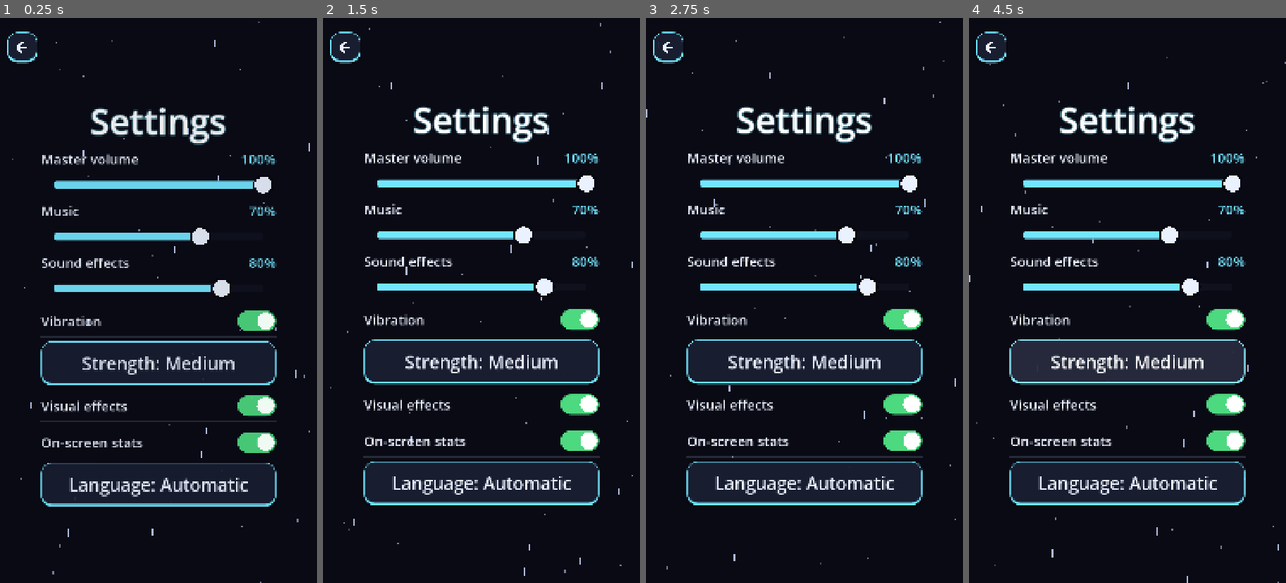
Above: before the commit, frames 1-4 (left to right).
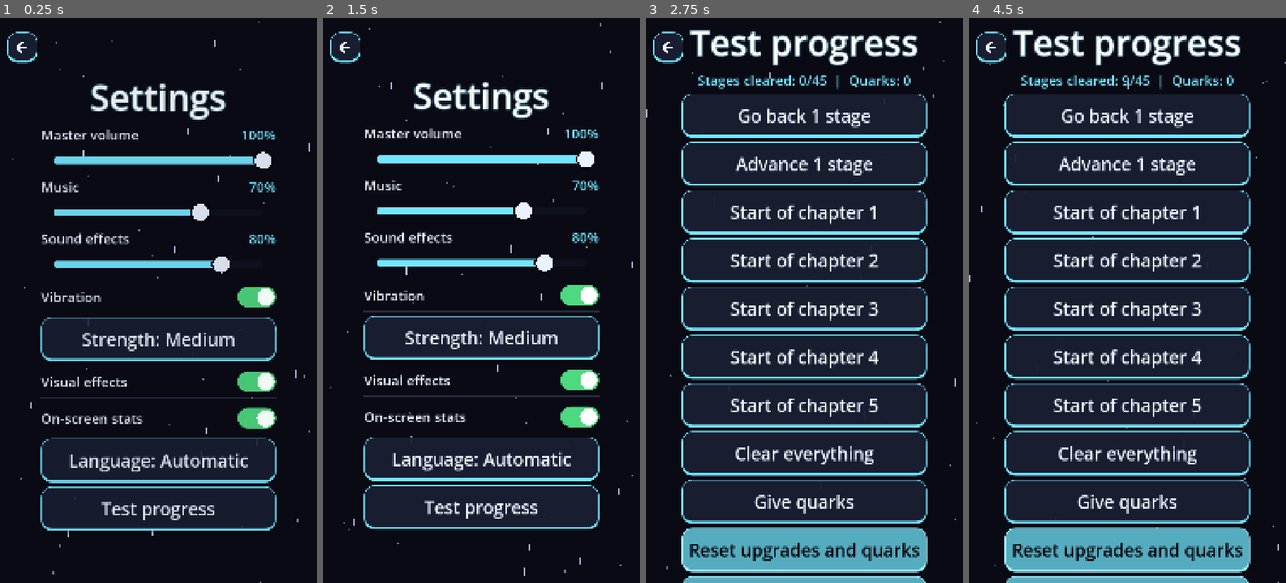
Above: after the commit, the same moments.

Repository: GDPonsoni/Nucleon-Squad-3D
Game: Godot game, scene res://scenes/settings.tscn
Same seed, same stepped clock (60 frames per second), same inputs: the game is played once before the commit and once after it. This scene is started directly instead of the project's main scene.
Inputs (mouse positions are in pixels of both pictures, inside the frame that each line leads up to):
- Up to frame 1 (0.25 s): no input
- Up to frame 2 (1.5 s): click "Language: Automatic" at 0.5 s; click "Automatic" at 1.25 s
- Up to frame 3 (2.75 s): click (804, 509) at 2 s, where only the run after the commit has a clickable "Test progress"
- Up to frame 4 (4.5 s): click "Strength: Medium" (after the commit: "Start of chapter 1") at 2.75 s; click "Strength: High" (after the commit: "Start of chapter 1") at 3.5 s; click "Strength: Low" (after the commit: "Start of chapter 2") at 4.25 s

The runs differ from the first frame. In frame 1, 27% of the frame differs, in the area x 12-88%, y 11-92%; in frame 2, 27%; in frame 3, 57%; in frame 4, 57%, in the area x 11-89%, y 2-100%.

Commit message:
feat(ui): ferramentas de teste de progresso (recuar, avançar, zerar) nas configurações de debug
Co-Authored-By: Claude Sonnet 5.5 <noreply@anthropic.com>

Diff:
--- a/data/i18n/strings.csv
+++ b/data/i18n/strings.csv
@@ -177,3 +177,13 @@
 INSPECT_SET_AUX,Use as wingman,Usar como auxiliar,Usar como auxiliar
 INSPECT_CLEAR_AUX,Remove wingman,Tirar auxiliar,Quitar auxiliar
 INSPECT_UPGRADE,Wingman power-up: %s,Power-up da auxiliar: %s,Power-up de la auxiliar: %s
+DEBUG_PROGRESS_TITLE,Test progress,Progresso (teste),Progreso (prueba)
+DEBUG_PROGRESS_STATUS,Stages cleared: %d/%d  |  Quarks: %d,Fases concluídas: %d/%d  |  Quarks: %d,Fases completadas: %d/%d  |  Quarks: %d
+DEBUG_STAGE_BACK,Go back 1 stage,Recuar 1 fase,Retroceder 1 fase
+DEBUG_STAGE_FORWARD,Advance 1 stage,Avançar 1 fase,Avanzar 1 fase
+DEBUG_CHAPTER_START,Start of chapter %d,Início do capítulo %d,Inicio del capítulo %d
+DEBUG_ALL_DONE,Clear everything,Concluir tudo,Completar todo
+DEBUG_GIVE_QUARKS,Give quarks,Dar quarks,Dar quarks
+DEBUG_RESET_UPGRADES,Reset upgrades and quarks,Zerar evolução e quarks,Reiniciar mejoras y quarks
+DEBUG_RESET_ALL,Reset all progress,Zerar todo o progresso,Reiniciar todo el progreso
+DEBUG_CONFIRM,Tap again to confirm,Toque de novo para confirmar,Toca de nuevo para confirmar
--- a/scripts/core/params.gd
+++ b/scripts/core/params.gd
@@ -145,6 +145,7 @@
 var upgrade_buy_font_size: int = 46
 var stage_select_spacing: int = 28
 var stage_lock_size: float = 34.0
+var debug_quarks_grant: int = 5000  # botão de teste "dar quarks" (build de debug)
 var debug_unlock_taps: int = 5  # toques no título do seletor (build de debug)
 var ui_enter_seconds: float = 0.45  # entrada dos menus
 var ui_enter_offset: float = 60.0
--- a/scripts/core/save_game.gd
+++ b/scripts/core/save_game.gd
@@ -180,6 +180,60 @@
 	settings[key] = value
 	save()
 	settings_changed.emit()
+
+
+## Ids de todas as fases, na ordem da campanha.
+func stage_order() -> PackedStringArray:
+	var ids := PackedStringArray()
+	for planet: PlanetData in Session.campaign.planets:
+		for stage: StageData in planet.stages:
+			ids.append(String(stage.id))
+	return ids
+
+
+## Quantas fases, contadas do início, estão concluídas em sequência.
+func progress_count() -> int:
+	var count: int = 0
+	for id in stage_order():
+		if not completed.has(id):
+			break
+		count += 1
+	return count
+
+
+## Teste: deixa só as `count` primeiras fases da campanha concluídas (recuar, avançar, zerar).
+## Limpa recordes e capítulos concluídos; naves e auxiliar liberam conforme o avanço.
+func set_progress_count(count: int) -> void:
+	var order: PackedStringArray = stage_order()
+	count = clampi(count, 0, order.size())
+	completed.clear()
+	best_scores.clear()
+	cleared_chapters = PackedStringArray()
+	unlock_everything = false
+	for i in count:
+		completed[order[i]] = true
+	save()
+
+
+## Teste: volta tudo ao início (campanha, quarks, evolução, esquadrão, anúncios).
+## As configurações (volume, idioma) ficam.
+func reset_all() -> void:
+	set_progress_count(0)
+	quarks = 0
+	quarks_earned_total = 0
+	upgrades.clear()
+	squad = PackedStringArray()
+	companion = ""
+	ad_day = ""
+	ad_count = 0
+	save()
+
+
+## Teste: zera só a evolução do núcleo e os quarks.
+func reset_upgrades() -> void:
+	upgrades.clear()
+	quarks = 0
+	save()
 
 
 func unlock_all() -> void:
--- a/scripts/ui/settings_panel.gd
+++ b/scripts/ui/settings_panel.gd
@@ -6,7 +6,11 @@
 
 signal back_pressed
 
-var _in_language_list: bool = false
+## Mostra as ferramentas de teste de progresso (só em build de debug). Ligado pela tela de
+## configurações do menu; a pausa não mostra.
+var debug_tools: bool = false
+var _in_language_list: bool = false  # em qualquer subtela (idioma ou progresso de teste)
+var _confirm_key: String = ""  # ação destrutiva esperando o segundo toque
 
 
 func _ready() -> void:
@@ -27,6 +31,10 @@
 	_add_toggle("SETTINGS_EFFECTS", "reduced_effects", true)
 	_add_toggle("SETTINGS_STATS", "show_stats")
 	_add_language()
+	if debug_tools and OS.is_debug_build():
+		var tools := UiFactory.make_button("DEBUG_PROGRESS_TITLE")
+		tools.pressed.connect(_show_progress_tools)
+		add_child(tools)
 	_in_language_list = false
 
 
@@ -126,3 +134,49 @@
 			# set_setting aplica o idioma; refaz os textos no idioma novo
 			_build())
 		add_child(option)
+
+
+## Teste (build de debug): desfazer, recuar e avançar o progresso para validar o que muda
+## conforme o avanço (naves, auxiliar, dificuldade, economia).
+func _show_progress_tools() -> void:
+	_in_language_list = true
+	for child in get_children():
+		child.queue_free()
+	add_child(UiFactory.make_title("DEBUG_PROGRESS_TITLE"))
+	var total: int = SaveGame.stage_order().size()
+	var status := Label.new()
+	status.auto_translate_mode = Node.AUTO_TRANSLATE_MODE_DISABLED
+	status.text = tr("DEBUG_PROGRESS_STATUS") % [SaveGame.progress_count(), total, SaveGame.quarks]
+	status.horizontal_alignment = HORIZONTAL_ALIGNMENT_CENTER
+	status.add_theme_font_size_override("font_size", Params.settings_label_font_size)
+	status.add_theme_color_override("font_color", Params.ui_accent_color)
+	add_child(status)
+	_add_action("DEBUG_STAGE_BACK", func() -> void: SaveGame.set_progress_count(SaveGame.progress_count() - 1))
+	_add_action("DEBUG_STAGE_FORWARD", func() -> void: SaveGame.set_progress_count(SaveGame.progress_count() + 1))
+	var per_chapter: int = total / maxi(Session.campaign.planets.size(), 1)
+	for c in Session.campaign.planets.size():
+		var start: int = c * per_chapter
+		var button := _add_action("", func() -> void: SaveGame.set_progress_count(start))
+		button.text = tr("DEBUG_CHAPTER_START") % (c + 1)
+	_add_action("DEBUG_ALL_DONE", func() -> void: SaveGame.set_progress_count(total))
+	_add_action("DEBUG_GIVE_QUARKS", func() -> void: SaveGame.add_quarks(Params.debug_quarks_grant))
+	_add_action("DEBUG_RESET_UPGRADES", func() -> void: SaveGame.reset_upgrades(), true)
+	_add_action("DEBUG_RESET_ALL", func() -> void: SaveGame.reset_all(), true)
+
+
+## Botão de ação do painel de teste. confirm: pede um segundo toque antes de executar.
+func _add_action(text_key: String, action: Callable, confirm: bool = false) -> Button:
+	var button := UiFactory.make_button(text_key)
+	var key: String = text_key + str(get_child_count())
+	if confirm:
+		button.theme_type_variation = &"PrimaryButton"
+	button.pressed.connect(func() -> void:
+		if confirm and _confirm_key != key:
+			_confirm_key = key
+			button.text = tr("DEBUG_CONFIRM")
+			return
+		_confirm_key = ""
+		action.call()
+		_show_progress_tools())
+	add_child(button)
+	return button
--- a/scripts/ui/settings_screen.gd
+++ b/scripts/ui/settings_screen.gd
@@ -12,6 +12,7 @@
 	UiFactory.apply_theme(self)
 	add_child(Starfield.new())
 	var panel := SettingsPanel.new()
+	panel.debug_tools = true
 	panel.back_pressed.connect(_go_back)
 	_panel = panel
 	var center := UiFactory.make_centered(panel)
--- a/tests/test_suite.gd
+++ b/tests/test_suite.gd
@@ -95,6 +95,22 @@
 	copy.free()
 
 
+func test_debug_progress_rewind() -> void:
+	var save := _fresh_save()
+	var total: int = save.stage_order().size()
+	save.set_progress_count(total)
+	check(save.progress_count() == total and save.is_chapter_cleared(0), "concluir tudo")
+	save.set_progress_count(save.progress_count() - 1)
+	check(save.progress_count() == total - 1 and not save.is_chapter_cleared(4), "recuar 1 fase tira o chefe final")
+	save.set_progress_count(9)
+	check(save.progress_count() == 9 and not save.is_chapter_cleared(1), "início do capítulo 2")
+	save.quarks = 50
+	save.upgrades = {"damage": 2}
+	save.reset_all()
+	check(save.progress_count() == 0 and save.quarks == 0 and save.upgrades.is_empty(), "zerar tudo")
+	save.free()
+
+
 func test_companion_needs_unlocked_slot() -> void:
 	var save := _fresh_save()
 	save.companion = "spread_body"
